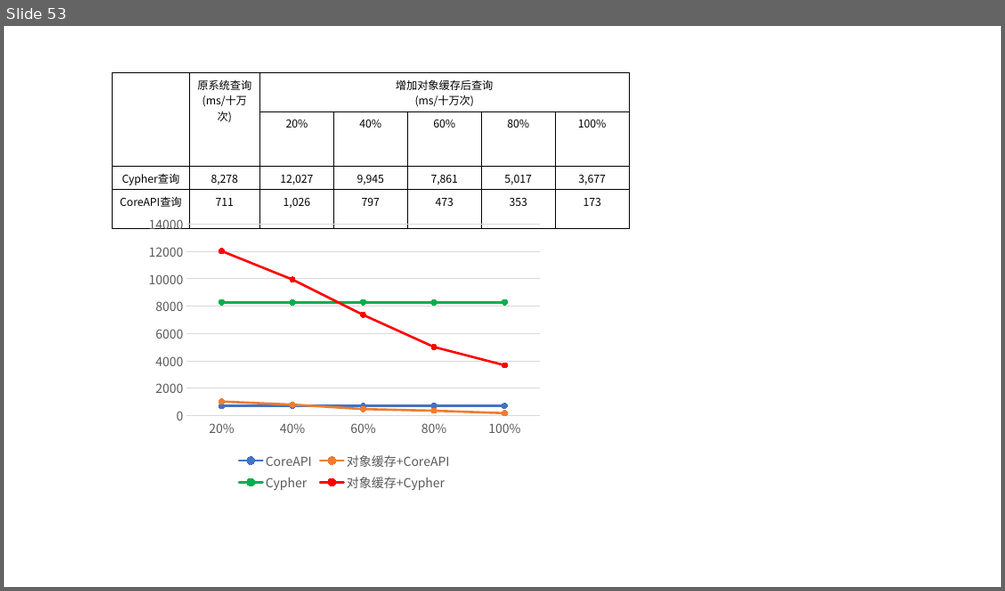
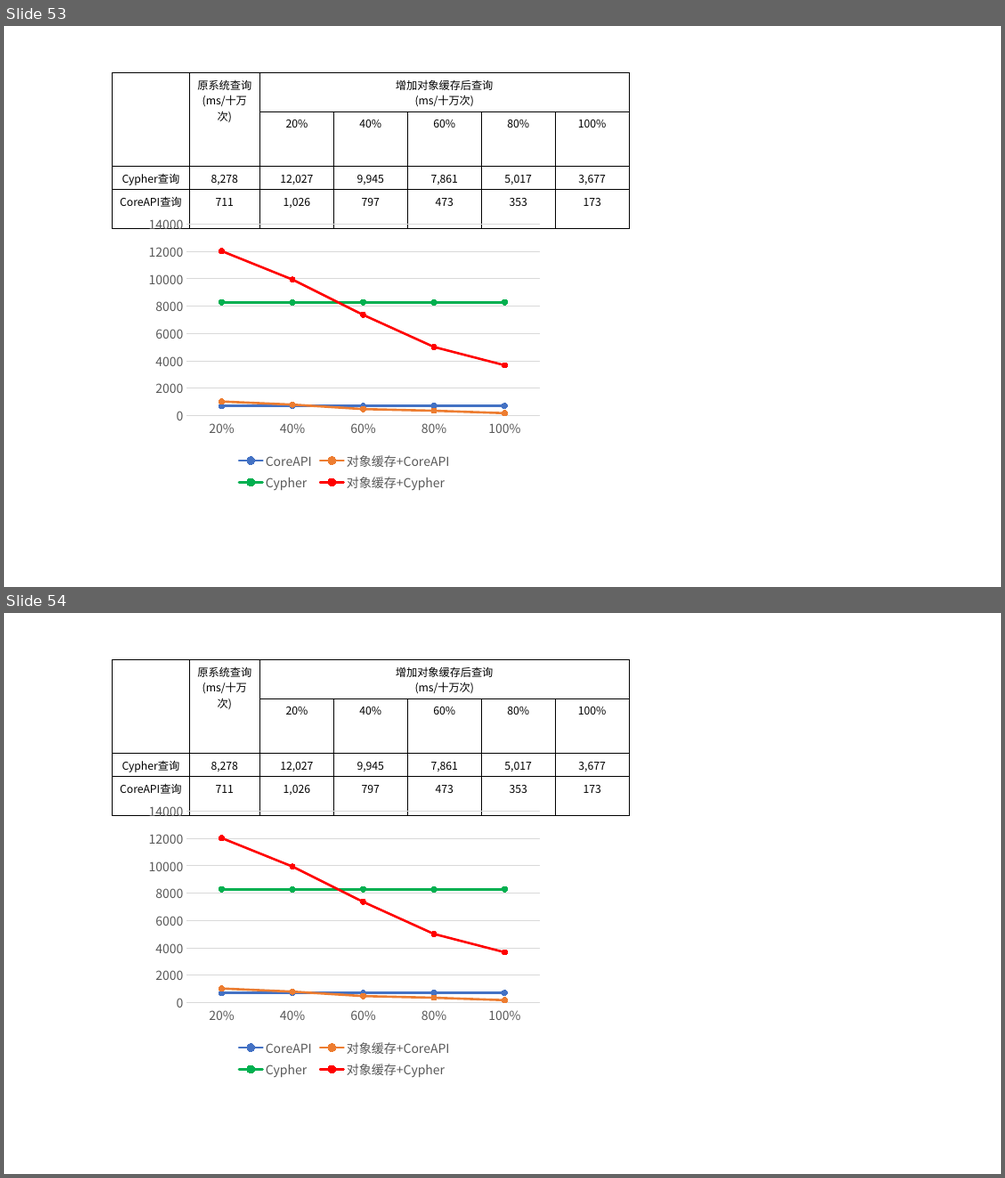
Before and after one commit to yayadi23/BIM, a slide deck: 毕业论文资料/毕业论文图 [自动保存的].pptx. Shown one above the other, each under a label of ours: slide 53 before the commit, slides 53 and 54 after it. The pictures are 1005x591 and 1005x1178 pixels, drawn with LibreOffice and Linux fonts; fonts in the diff are those of the drawing. Boxes give left, top, right and bottom in pixels: in the first picture for what was removed or moved away, otherwise in the second. Text is boxed around its words. In the diff, an @@ line names an element or a change of style, - is before the commit and + after.

```diff
--- a/毕业论文资料/毕业论文图 [自动保存的].pptx
+++ b/毕业论文资料/毕业论文图 [自动保存的].pptx
@@ slide 54 added at box(4, 613, 1001, 1174), background #FFFFFF @@
@@ table added at box(113, 660, 630, 798), 4 rows, 7 columns @@
+ | 原系统查询(ms/十万次) | 增加对象缓存后查询 / (ms/十万次) |  |  |  | 
+ |  | 20% | 40% | 60% | 80% | 100%
+Cypher查询 | 8,278 | 12,027 | 9,945 | 7,861 | 5,017 | 3,677
+CoreAPI查询 | 711 | 1,026 | 797 | 473 | 353 | 173
@@ line chart added at box(141, 796, 549, 1082) @@
+categories: 0.2, 0.4, 0.6, 0.8, 1
+CoreAPI: 700, 700, 700, 700, 700
+对象缓存+CoreAPI: 1000, 800, 500, 400, 200
+Cypher: 8300, 8300, 8300, 8300, 8300
+对象缓存+Cypher: 12000, 9900, 7400, 5000, 3700
```
Also in this commit, not shown: 2 slides changed, 1 other slide added, 8 other files.
